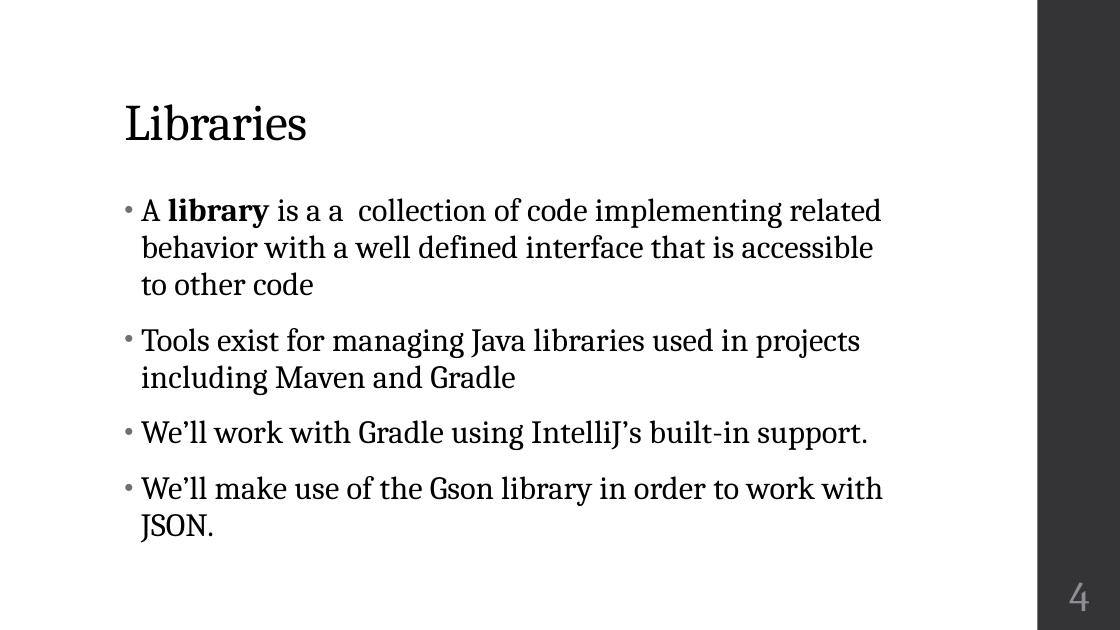
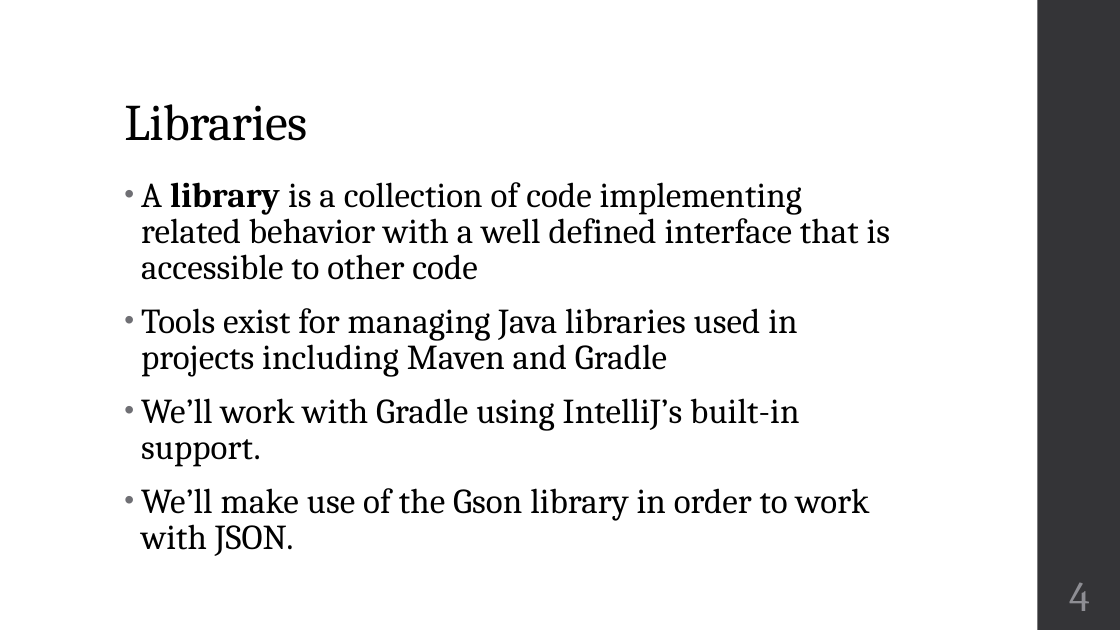
Before and after one commit to zarthur/CSCC-Fundamentals-Android-Notes, a slide deck: slide 4 of week_14/week_14.pptx. Drawn at 1120x630 pixels with LibreOffice and Linux fonts; fonts in the diff are those of the drawing. Boxes give left, top, right and bottom in pixels: in the first picture for what was removed or moved away, otherwise in the second. Text is boxed around its words. In the diff, an @@ line names an element or a change of style, - is before the commit and + after.

```diff
--- a/week_14/week_14.pptx
+++ b/week_14/week_14.pptx
@@ text at bbox=[141, 182, 891, 280]: text changed; size 27.8 to 30 pt @@
-• A library is a a collection of code implementing related behavior with a well defined interface that is accessible to other code
+• A library is a collection of code implementing related behavior with a well defined interface that is accessible to other code
@@ text at bbox=[141, 308, 870, 556]: size 27.8 to 30 pt in "Tools exist for managing Java libraries used ...", "We’ll work with Gradle using IntelliJ’s built-in ...", "We’ll make use of the Gson library ..."; line spacing 0.95 to 0.85 @@
```
Also in this commit, not shown: 1 slide added, 1 other file.
